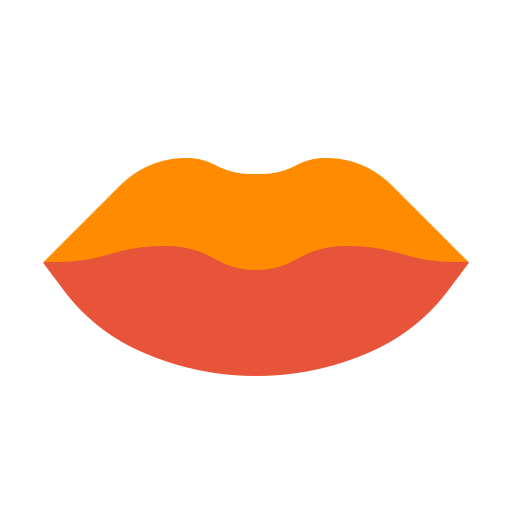
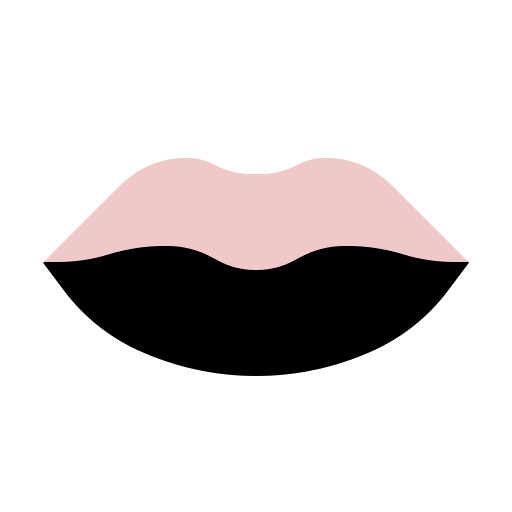
Layers edited between the first and the second (512, 512) image:
hid "Group 1 copy 2" over (x1=43, y1=158, x2=470, y2=376)
added layer "Group 1 copy 5" above "Group 1 copy" over (x1=43, y1=158, x2=470, y2=376)
